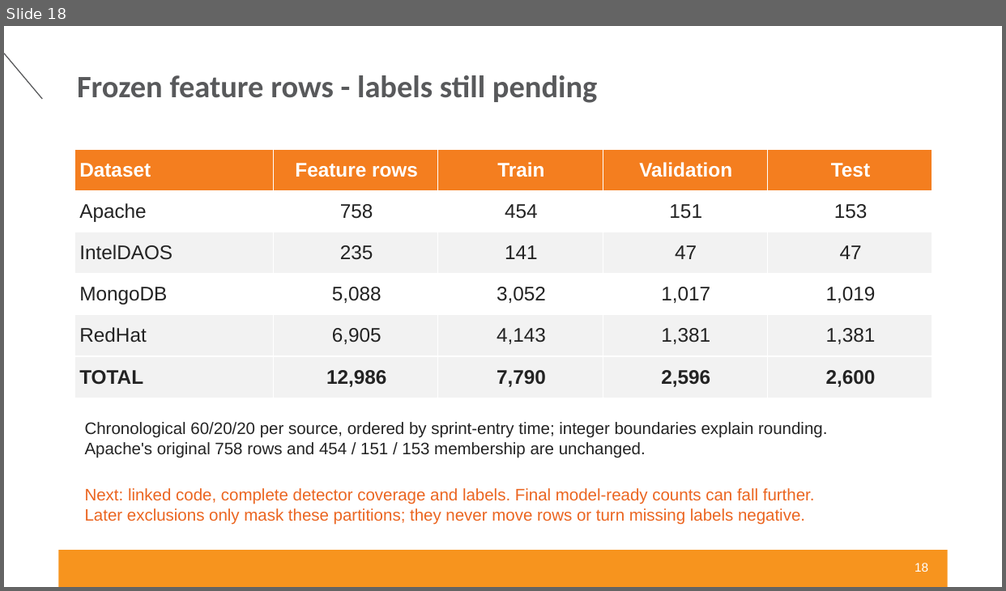
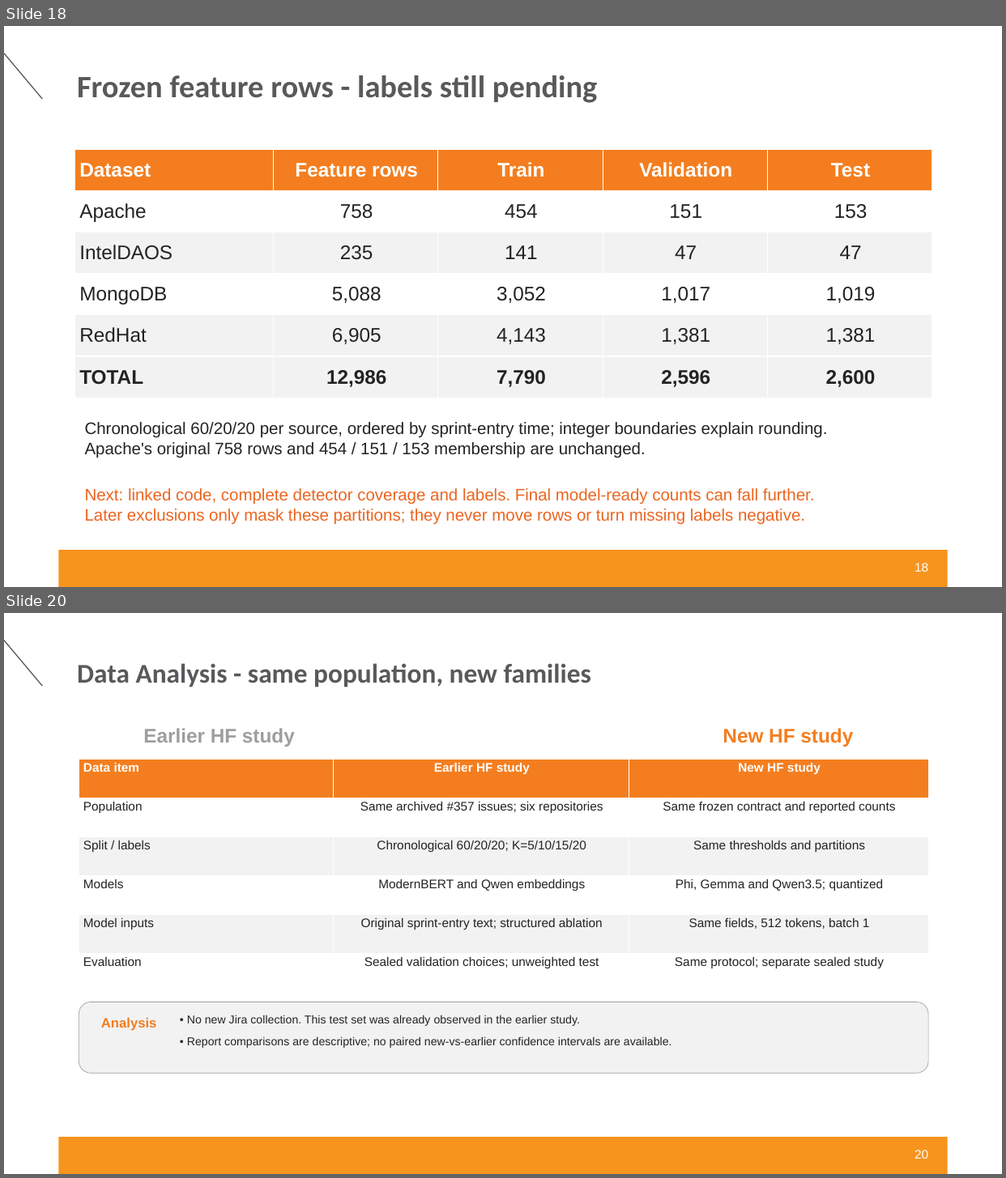
Before and after one commit to yakovelmaleh/Master, a slide deck: Tasks/sprint-data-analysis-summary/results/Master-Sprint-Summary-2026-10-08.pptx. Shown one above the other, each under a label of ours: slide 18 before the commit, slides 18 and 20 after it; the slides between them are not shown. The pictures are 1006x591 and 1006x1178 pixels, drawn with LibreOffice and Linux fonts; fonts in the diff are those of the drawing; background and template pictures are left out. Boxes give left, top, right and bottom in pixels: in the first picture for what was removed or moved away, otherwise in the second. Text is boxed around its words. In the diff, an @@ line names an element or a change of style, - is before the commit and + after.

```diff
--- a/Tasks/sprint-data-analysis-summary/results/Master-Sprint-Summary-2026-10-08.pptx
+++ b/Tasks/sprint-data-analysis-summary/results/Master-Sprint-Summary-2026-10-08.pptx
@@ slide 20 added at <box>4,613,1002,1174</box>, background #FFFFFF; not listed: 2 template elements that a slide beside it also shows @@
@@ title added at <box>77,663,591,688</box>, 26 pt, text #58595B, bold @@
+Data Analysis - same population, new families
@@ text added at <box>143,728,295,747</box>, 19 pt, text #9C9EA0, bold @@
+Earlier HF study
@@ text added at <box>722,728,853,747</box>, 19 pt, text #F47E1F, bold @@
+New HF study
@@ table added at <box>79,759,928,993</box>, 6 rows, 3 columns @@
+Data item | Earlier HF study | New HF study
+Population | Same archived #357 issues; six repositories | Same frozen contract and reported counts
+Split / labels | Chronological 60/20/20; K=5/10/15/20 | Same thresholds and partitions
+Models | ModernBERT and Qwen embeddings | Phi, Gemma and Qwen3.5; quantized
+Model inputs | Original sprint-entry text; structured ablation | Same fields, 512 tokens, batch 1
+Evaluation | Sealed validation choices; unweighted test | Same protocol; separate sealed study
@@ rounded rectangle added at <box>79,1003,928,1073</box>, fill #F2F2F2, outline #9C9EA0 0.5 pt @@
@@ text added at <box>101,1018,156,1031</box>, 13 pt, text #F47E1F, bold @@
+Analysis
@@ text added at <box>187,1015,672,1048</box>, 11 pt, text #232323 @@
+• No new Jira collection. This test set was already observed in the earlier study.
+• Report comparisons are descriptive; no paired new-vs-earlier confidence intervals are available.
@@ text added at <box>914,1150,928,1159</box>, 12 pt, text #FFFFFF @@
+20
```
Also in this commit, not shown: 29 other slides added, 5 other files.
